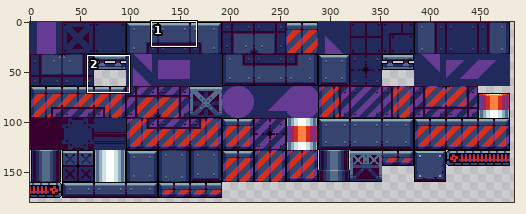
One commit to this sprite sheet: assets/fulltile.png. Above: a wide view before the commit, with the close-up outlined.
Close-up. Old version:
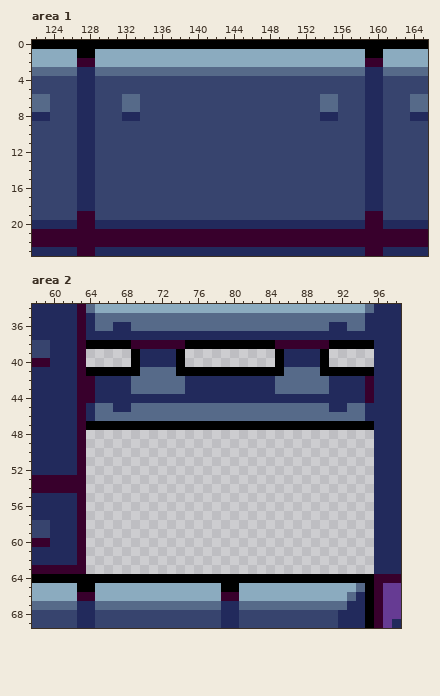
The file is 490x503 pixels. Shown: area 1: x 122..165, y 0..23; area 2: x 58..98, y 34..69. The wide view leaves out empty margins.
The same view after the edit:
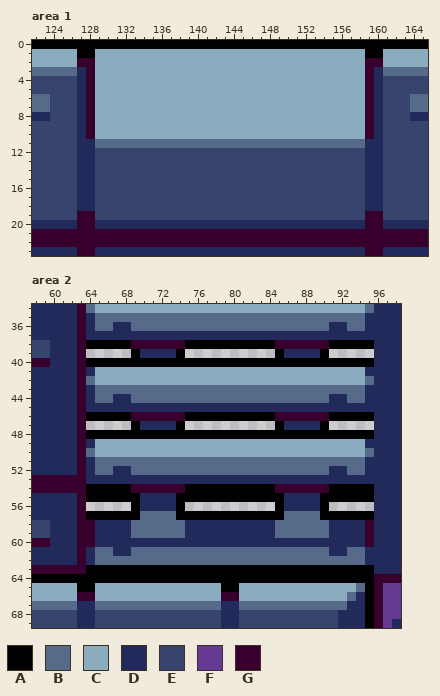
Palette (. is transparent): A #000000  B #566a89  C #8babbf  D #222a5c  E #37446e  F #663b93  G #38002c
The edit:
Area 1:
The author changed colour E to colour B in row 11 at x 129 to 158.
The author changed colour B to colour C in row 3 at x 129 to 158; in rows 6 to 7 at x 132 to 133 and 154 to 155.
The author changed colour D to colour C in row 8 at x 132 to 133 and 154 to 155.
The author changed colour E to colour C in rows 4 to 5 at x 129 to 158; in rows 6 to 8 at x 129 to 131, 134 to 153 and 156 to 158; in rows 9 to 10 at x 129 to 158.
The author changed colour D to colour G in rows 3 to 10 at x 128 and 159.
Area 2:
Colour A now appears in row 40 at x 64 to 68, 75 to 84 and 91 to 95; in row 48 at x 64 to 95; in row 54 at x 64 to 68, 75 to 84 and 91 to 95; in row 55 at x 64 to 69, 74 to 85 and 90 to 95; in row 56 at x 69, 74, 85 and 90; in row 57 at x 64 to 69, 74 to 85 and 90 to 95.
Colour A now appears in row 63 at x 64 to 95.
The author changed colour B to colour A in row 46 at x 65 to 68, 75 to 84 and 91 to 94.
The author changed colour D to colour A in row 40 at x 70 to 73 and 86 to 89; in row 46 at x 64 and 95.
Colour B now appears in row 50 at x 64 and 95; in row 51 at x 65 to 94; in row 52 at x 65 to 66, 69 to 90 and 93 to 94; in row 57 at x 70 to 73 and 86 to 89; in rows 58 to 59 at x 69 to 74 and 85 to 90; in row 61 at x 65 to 66, 69 to 90 and 93 to 94.
Colour B now appears in row 62 at x 65 to 94.
The author changed colour D to colour B in row 43 at x 65 to 68, 75 to 84 and 91 to 94; in row 44 at x 65 to 66, 69 to 90 and 93 to 94.
The author changed colour G to colour B in row 42 at x 64 and 95.
Colour C now appears in rows 49 to 50 at x 65 to 94.
The author changed colour A to colour C in row 41 at x 65 to 69, 74 to 85 and 90 to 94.
The author changed colour B to colour C in row 41 at x 70 to 73 and 86 to 89; in row 42 at x 69 to 74 and 85 to 90.
The author changed colour D to colour C in row 42 at x 65 to 68, 75 to 84 and 91 to 94.
Colour D now appears in row 49 at x 64 and 95; in row 51 at x 64 and 95; in row 52 at x 64, 67 to 68, 91 to 92 and 95; in row 53 at x 64 to 95; in rows 55 to 56 at x 70 to 73 and 86 to 89; in rows 58 to 59 at x 65 to 68, 75 to 84 and 91 to 94.
Colour D now appears in row 60 at x 65 to 94; in row 61 at x 64, 67 to 68, 91 to 92 and 95; in row 62 at x 64 and 95.
The author changed colour A to colour D in row 41 at x 64 and 95; in row 47 at x 70 to 73 and 86 to 89.
The author changed colour B to colour D in row 45 at x 65 to 66, 69 to 90 and 93 to 94.
The author changed colour G to colour D in rows 43 to 44 at x 64 and 95.
Colour G now appears in row 54 at x 69 to 74 and 85 to 90; in rows 58 to 60 at x 64 and 95.
The author changed colour B to colour G in row 46 at x 69 to 74 and 85 to 90.
Colour A is gone in row 47 at x 64 to 68, 75 to 84 and 91 to 95.
Where, in picture pixels (left, top, right, bottom), the same in both close-ups:
changed: (86, 67, 374, 148)
changed: (86, 358, 374, 574)
